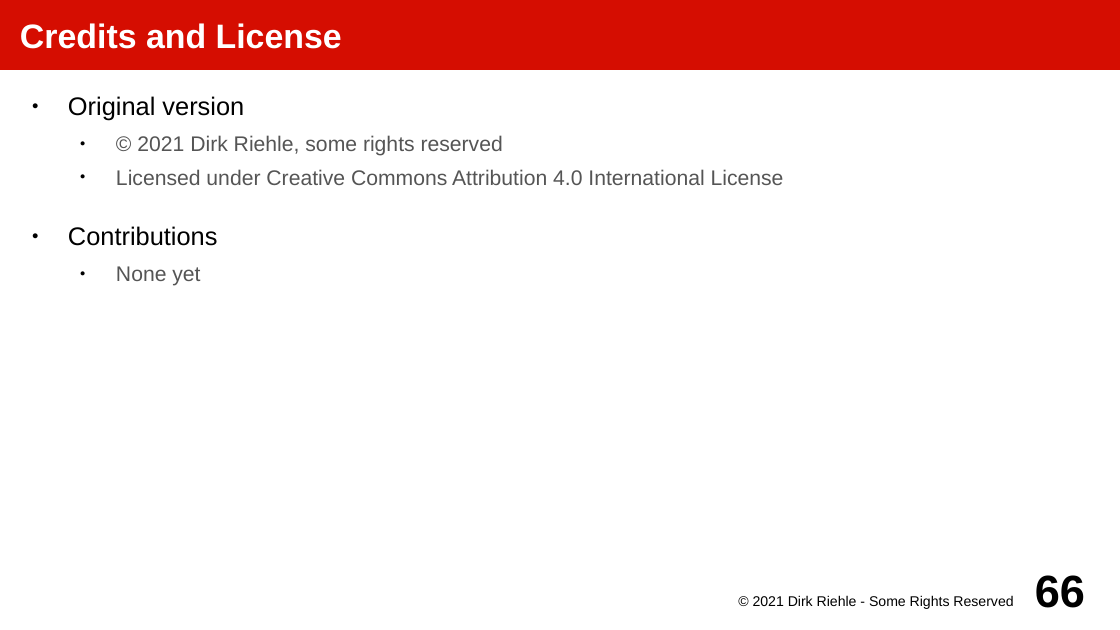
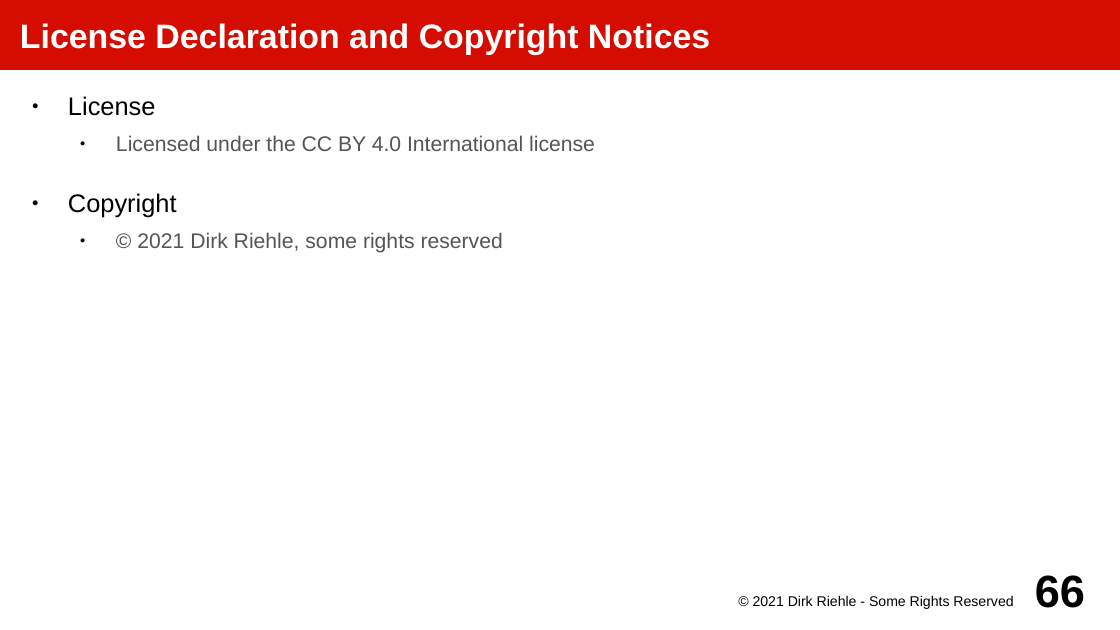
Before and after one commit to dirkriehle/amos-course, a slide deck: slide 66 of Lecture slides/AMOS D01 - Product Management.odp. Drawn at 1120x630 pixels with LibreOffice and Linux fonts; fonts in the diff are those of the drawing. Boxes give left, top, right and bottom in pixels: in the first picture for what was removed or moved away, otherwise in the second. Text is boxed around its words. In the diff, an @@ line names an element or a change of style, - is before the commit and + after.

```diff
--- a/Lecture slides/AMOS D01 - Product Management.odp
+++ b/Lecture slides/AMOS D01 - Product Management.odp
@@ title at (20, 23, 710, 55): text changed @@
-Credits and License
+License Declaration and Copyright Notices
@@ text at (68, 96, 595, 217): text changed; size 18 to 15 pt; text colour #000000 to #555555 @@
-● Original version
+● License
+  ● Licensed under the CC BY 4.0 International license
+● Copyright
@@ text at (68, 169, 784, 286): paragraphs removed @@
-  ● Licensed under Creative Commons Attribution 4.0 International License
-● Contributions
-  ● None yet
```
Also in this commit, not shown: 1 other slide changed, 29 other files.
